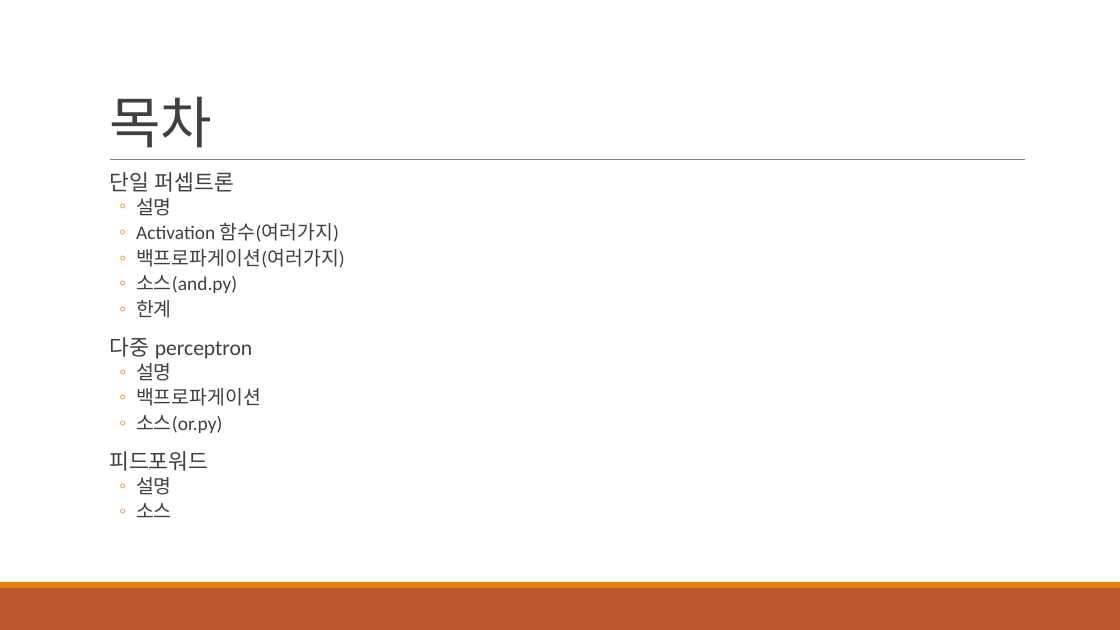
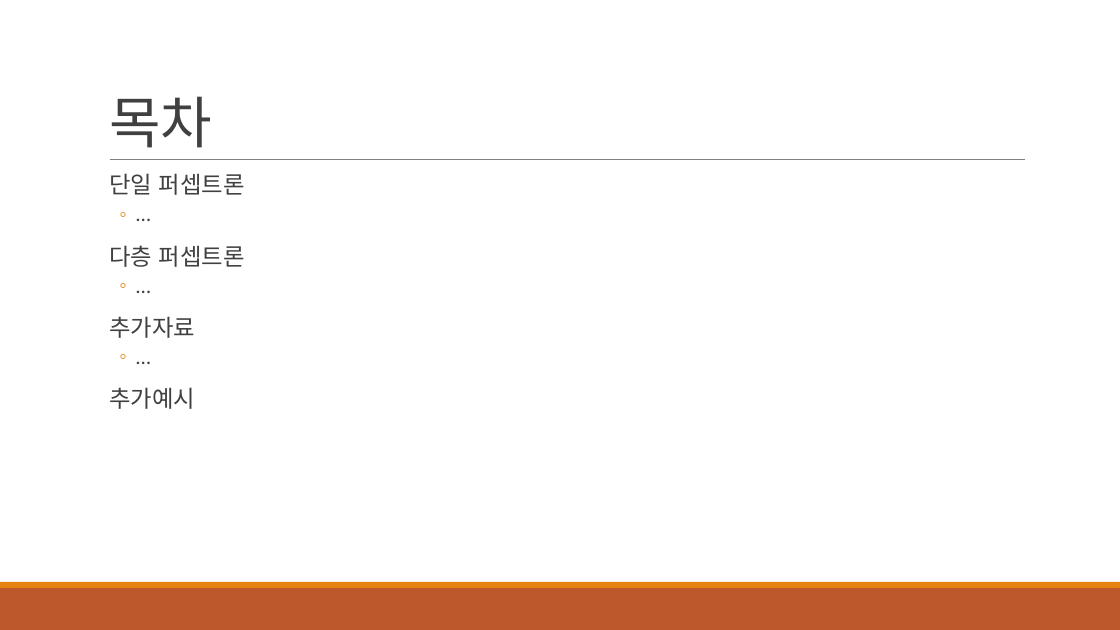
Before and after one commit to HYU-AILAB/ai-seminar, a slide deck: slide 2 of 01. MLP & FFNN/MLP_FFNN_김병조.pptx. Drawn at 1120x630 pixels with LibreOffice and Linux fonts; fonts in the diff are those of the drawing. Boxes give left, top, right and bottom in pixels: in the first picture for what was removed or moved away, otherwise in the second. Text is boxed around its words. In the diff, an @@ line names an element or a change of style, - is before the commit and + after.

```diff
--- a/01. MLP & FFNN/MLP_FFNN_김병조.pptx
+++ b/01. MLP & FFNN/MLP_FFNN_김병조.pptx
@@ text at (109,173,245,195): size 18.5 to 20 pt in "단일 퍼셉트론"; line spacing 0.8 to 0.9 @@
@@ text at (109,245,245,409): text changed; size 16.6 to 20 pt @@
-  ◦ 설명
-  ◦ Activation 함수(여러가지)
-  ◦ 백프로파게이션(여러가지)
-  ◦ 소스(and.py)
-  ◦ 한계
-  다중 perceptron
-  ◦ 설명
-  ◦ 백프로파게이션
-  ◦ 소스(or.py)
-  피드포워드
-  ◦ 설명
-  ◦ 소스
+  ◦ …
+  다층 퍼셉트론
+  ◦ …
+  추가자료
+  ◦ …
+  추가예시
```
Also in this commit, not shown: 5 other slides changed, 7 slides added, 2 slides removed.
